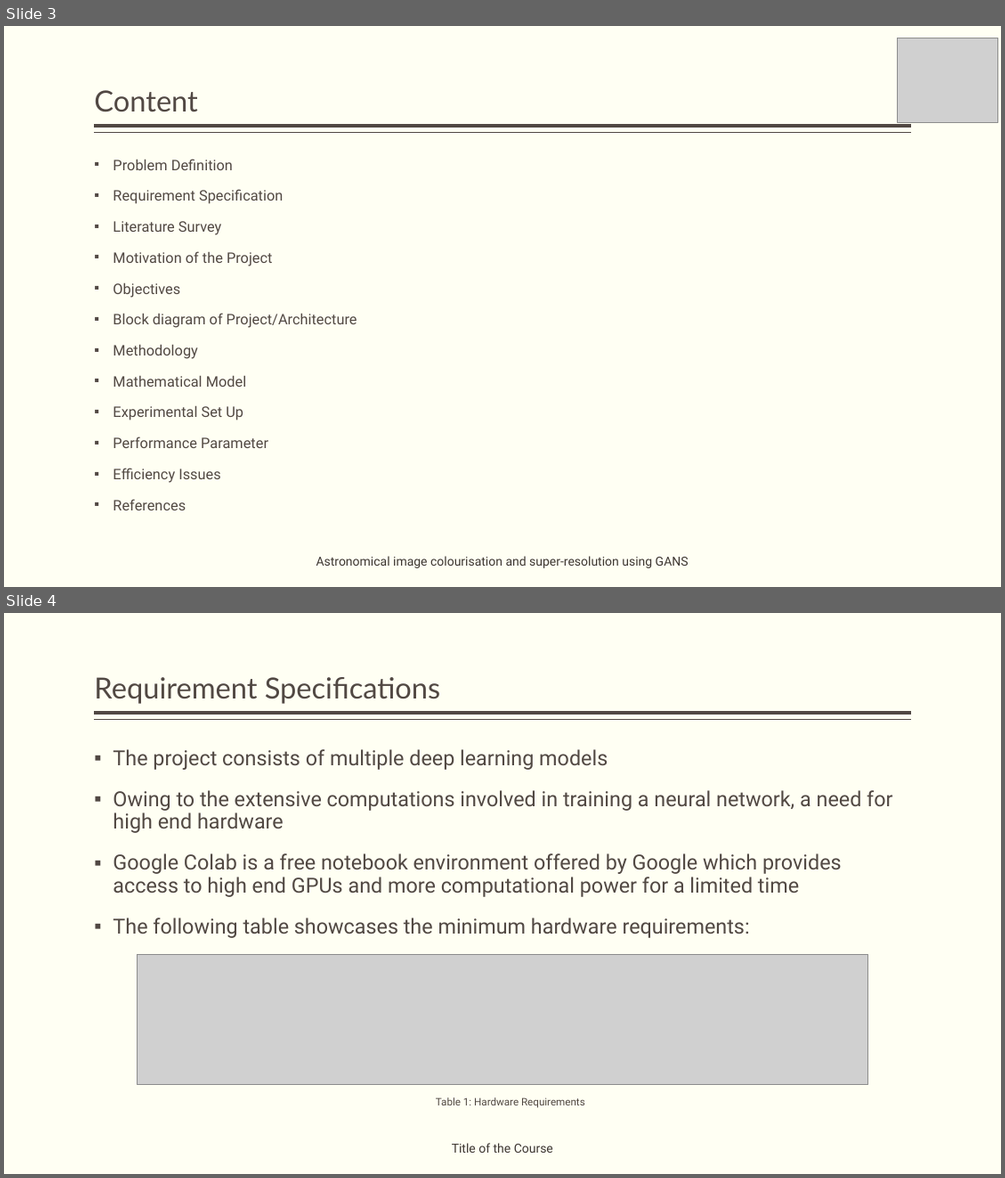
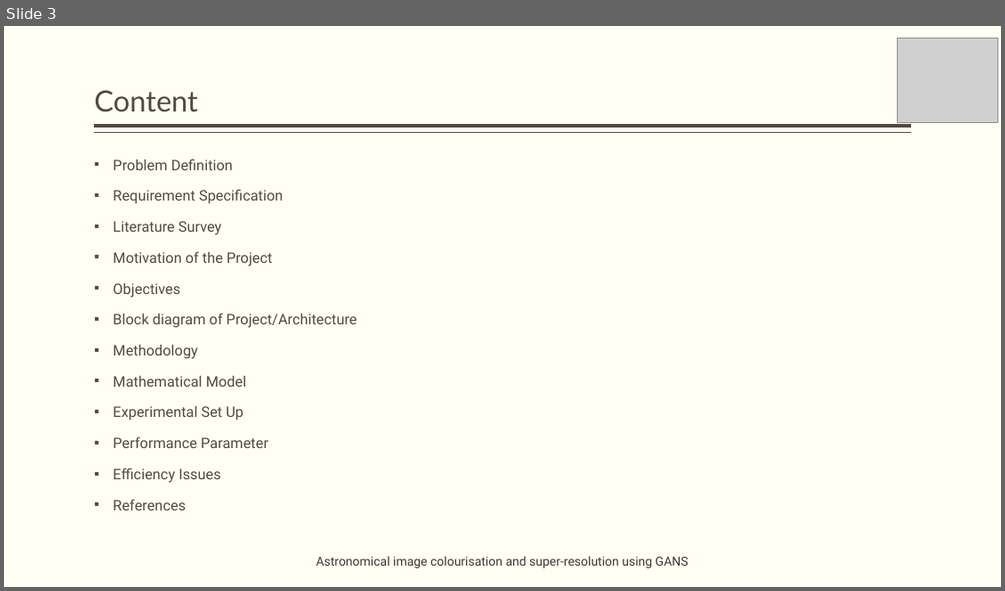
Before and after one commit to obi-wan-shinobi/Literature-Review, a slide deck: Presentation/Stage_1/stage_1_presentation.pptx. Shown one above the other, each under a label of ours: slides 3 and 4 before the commit, slide 3 after it. The pictures are 1005x1178 and 1005x591 pixels, drawn with LibreOffice and Linux fonts; fonts in the diff are those of the drawing; grey boxes stand for pictures. Boxes give left, top, right and bottom in pixels: in the first picture for what was removed or moved away, otherwise in the second. Text is boxed around its words. In the diff, an @@ line names an element or a change of style, - is before the commit and + after.

```diff
--- a/Presentation/Stage_1/stage_1_presentation.pptx
+++ b/Presentation/Stage_1/stage_1_presentation.pptx
@@ slide 4 removed at box(4, 613, 1001, 1174), background #FFFFF3; not listed: 2 template elements that a slide beside it also shows @@
@@ title removed at box(94, 677, 440, 704) @@
-Requirement Specifications
@@ text removed at box(113, 749, 892, 938) @@
-▪ The project consists of multiple deep learning models
-▪ Owing to the extensive computations involved in training a neural network, a need for high end hardware
-▪ Google Colab is a free notebook environment offered by Google which provides access to high end GPUs and more computational power for a limited time
-▪ The following table showcases the minimum hardware requirements:
@@ picture removed at box(137, 955, 867, 1084) @@
@@ text removed at box(436, 1097, 585, 1108) @@
-Table 1: Hardware Requirements
@@ text removed at box(452, 1143, 553, 1152) @@
-Title of the Course
```
Also in this commit, not shown: 12 slides changed, 1 other file.
